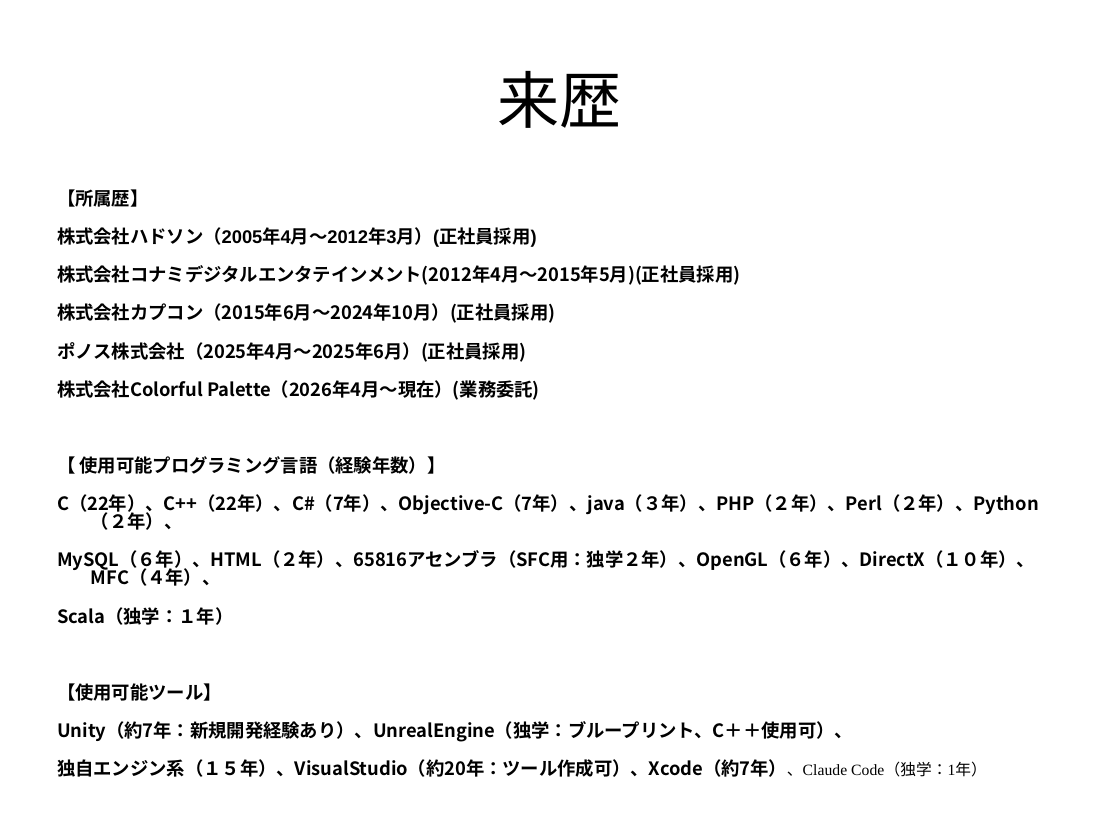
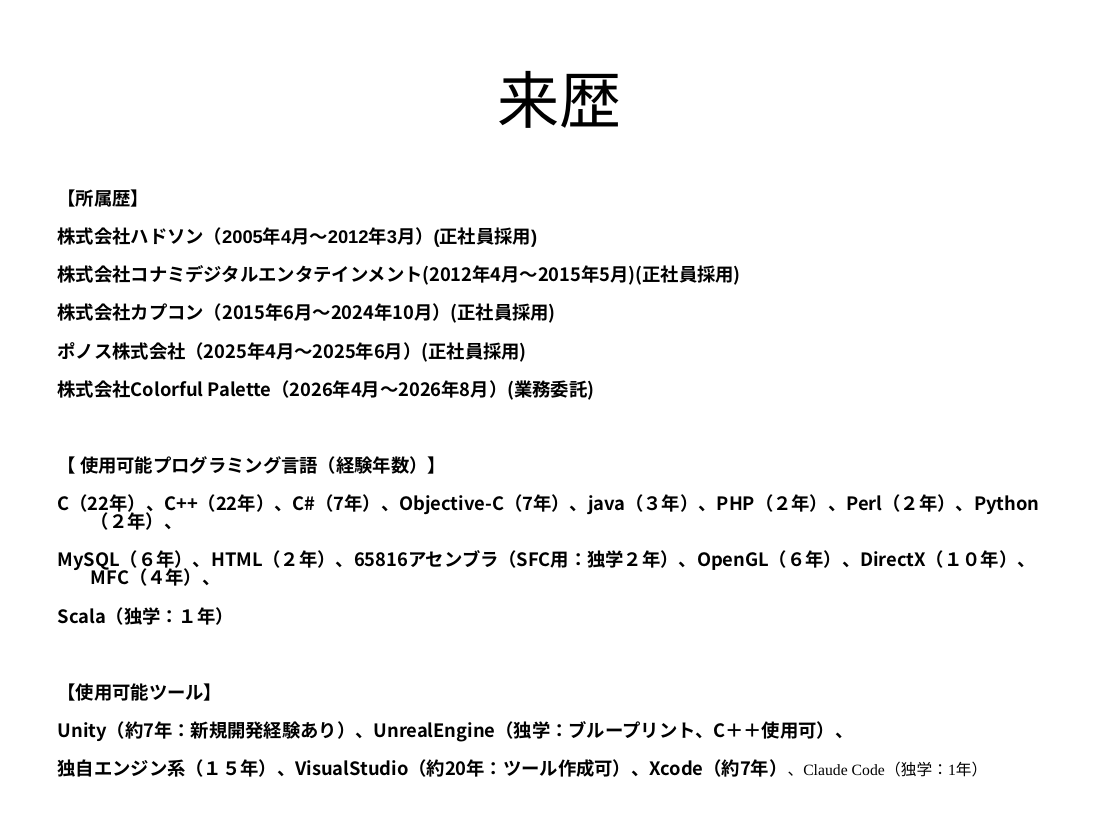
Before and after one commit to hidenorimiyawaki/recruitdata, a slide deck: slide 4 of ポートフォリオ - コピー.ppt. Drawn at 1120x840 pixels with LibreOffice and Linux fonts; fonts in the diff are those of the drawing. Boxes give left, top, right and bottom in pixels: in the first picture for what was removed or moved away, otherwise in the second. Text is boxed around its words. In the diff, an @@ line names an element or a change of style, - is before the commit and + after.

```diff
--- a/ポートフォリオ - コピー.ppt
+++ b/ポートフォリオ - コピー.ppt
@@ text at <box>58,380,594,400</box>: text changed @@
-株式会社Colorful Palette（2026年4月～現在）(業務委託)
+株式会社Colorful Palette（2026年4月～2026年8月）(業務委託)
```
Also in this commit, not shown: 12 other slides changed, 28 other files.
